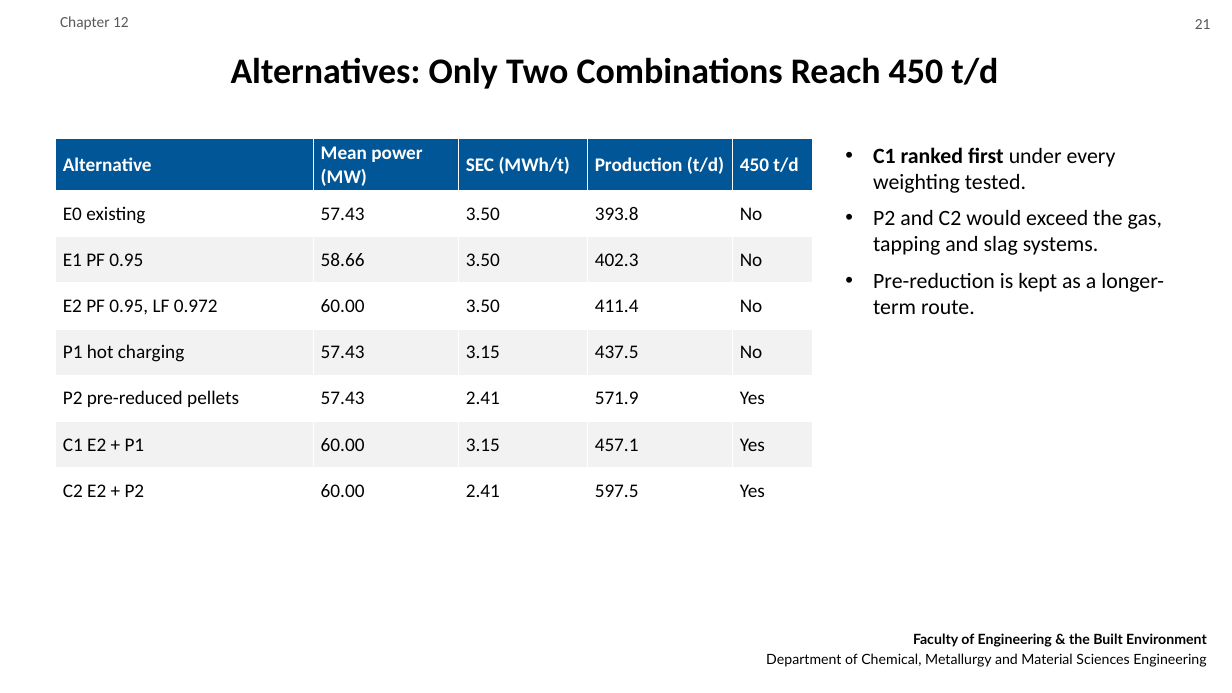
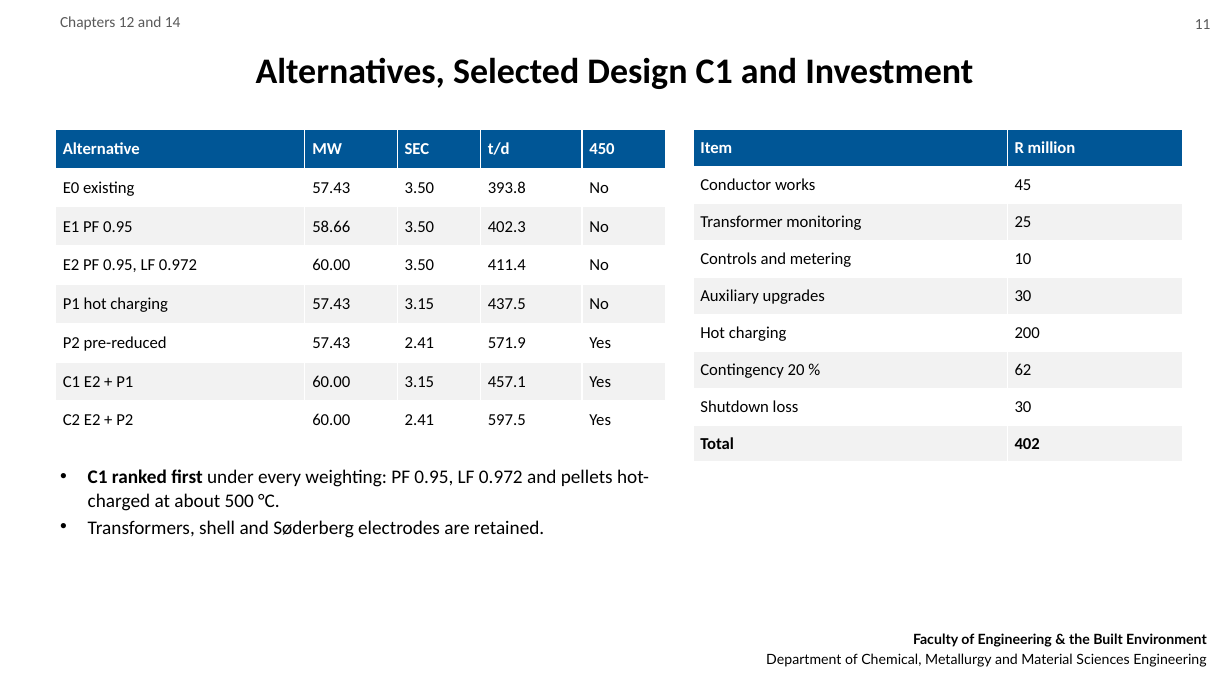
Before and after one commit to motsemmetebogo6-blip/START-UP, a slide deck: slide 11 of deliverables/MPG118S_Final_Presentation.pptx (slide 21 before the commit). Drawn at 1232x693 pixels with LibreOffice and Linux fonts; fonts in the diff are those of the drawing; background and template pictures are left out. Boxes give left, top, right and bottom in pixels: in the first picture for what was removed or moved away, otherwise in the second. Text is boxed around its words. In the diff, an @@ line names an element or a change of style, - is before the commit and + after.

```diff
--- a/deliverables/MPG118S_Final_Presentation.pptx
+++ b/deliverables/MPG118S_Final_Presentation.pptx
@@ text at [60, 16, 181, 30]: text changed @@
-Chapter 12
+Chapters 12 and 14
@@ text at [1195, 19, 1211, 29]: text changed @@
-21
+11
@@ title at [256, 57, 973, 89]: text changed @@
-Alternatives: Only Two Combinations Reach 450 t/d
+Alternatives, Selected Design C1 and Investment
@@ table at [55, 129, 665, 440] @@
-row 1: Alternative | Mean power (MW) | SEC (MWh/t) | Production (t/d) | 450 t/d
+row 1: Alternative | MW | SEC | t/d | 450
-row 6, column 1: P2 pre-reduced pellets
+row 6, column 1: P2 pre-reduced
@@ size 15 to 13 pt in "Alternative", "E0 existing", "57.43", "3.50" and 31 more places @@
@@ table: place and size @@
-table at [55, 139, 813, 508]
+table at [55, 129, 665, 440]
@@ table added at [693, 129, 1183, 462], 9 rows, 2 columns @@
+Item | R million
+Conductor works | 45
+Transformer monitoring | 25
+Controls and metering | 10
+Auxiliary upgrades | 30
+Hot charging | 200
+Contingency 20 % | 62
+Shutdown loss | 30
+Total | 402
@@ text removed at [873, 147, 1164, 314] @@
-• C1 ranked first under every weighting tested.
-• P2 and C2 would exceed the gas, tapping and slag systems.
-• Pre-reduction is kept as a longer-term route.
@@ text added at [88, 469, 649, 538], 15 pt, text #000000 @@
+• C1 ranked first under every weighting: PF 0.95, LF 0.972 and pellets hot-charged at about 500 °C.
+• Transformers, shell and Søderberg electrodes are retained.
```
Also in this commit, not shown: 16 other slides changed, 4 slides added, 30 slides removed, 3 other files.
